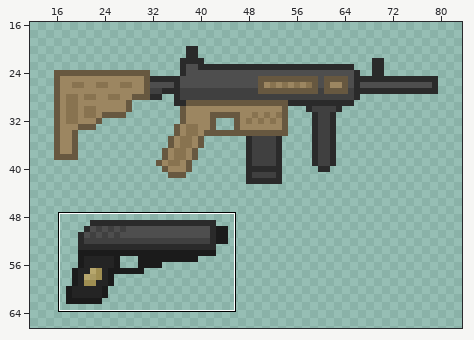
Pixel-art file: Codesoul2/Aseprite/CodeSoul2 NewWeapons.aseprite. The picture above shows the old version from afar; the outline marks the close-up.
Close-up. Before:
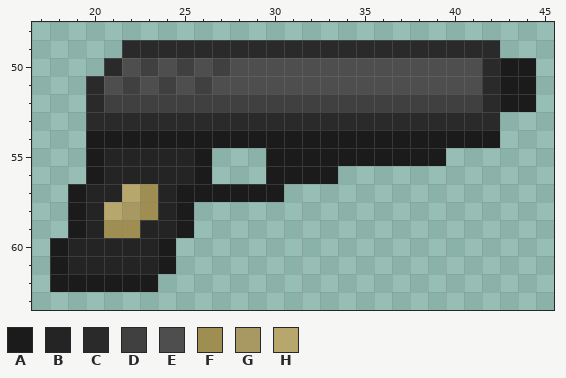
176x112 pixels, 1 frame. Colours within 5 levels of each other are drawn and written as one. Shown: x 17..45, y 48..63. The wide view leaves out empty margins. The commit also changed other parts of the picture, which this record leaves out.
Visible layers, top first: "NEW SE23", "NEW M4".
Palette (. is transparent): A #1b1b1b  B #242424  C #2a2a2a  D #404040  E #4e4e4e  F #9f8e52  G #a89962  H #b7a76d
Pixels before, first column x 18:
49 ....CCCCCCCCCCCCCCCCCCCCC..
50 ...CEDEDEDEEEEEEEEEEEEEECAA
51 ..CEDEDEDEEEEEEEEEEEEEEECAA
52 ..CDDDDDDDDDDDDDDDDDDDDDCAA
53 ..CCCCCCCCCCCCCCCCCCCCCCC..
54 ..AAAAAAAAAAAAAAAAAAAAAAA..
55 ..ABBBBBA...AAAAAAAAAA.....
56 ..ABBBBBA...AAAA...........
57 .ABBHFBAAAAAA..............
58 .ABHGFBA...................
59 .ABFFBBA...................
60 ABBBBBA....................
61 ABBBBBA....................
62 AAAAAA.....................
New version:
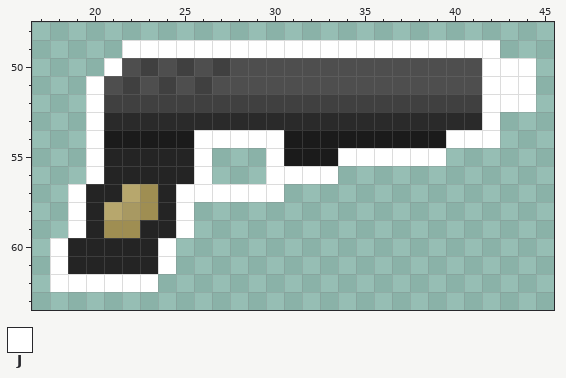
Colours new in this view: J #ffffff
The edit:
layer "SE23 Chalk" added
Changed rows in their new state; - is an unchanged pixel.
Layer "SE23 Chalk":
first column x 18:
49 ----JJJJJJJJJJJJJJJJJJJJJ--
50 ---J--------------------JJJ
51 --J---------------------JJJ
52 --J---------------------JJJ
53 --J---------------------J--
54 --J-----JJJJJ---------JJJ--
55 --J-----J---J---JJJJJJ-----
56 --J-----J---JJJJ-----------
57 -J-----JJJJJJ--------------
58 -J-----J-------------------
59 -J-----J-------------------
60 J-----J--------------------
61 J-----J--------------------
62 JJJJJJ---------------------
Boxes around the changes in both close-ups, in picture pixels (x1, y1, x2, y2):
changed: (50, 40, 536, 292)
